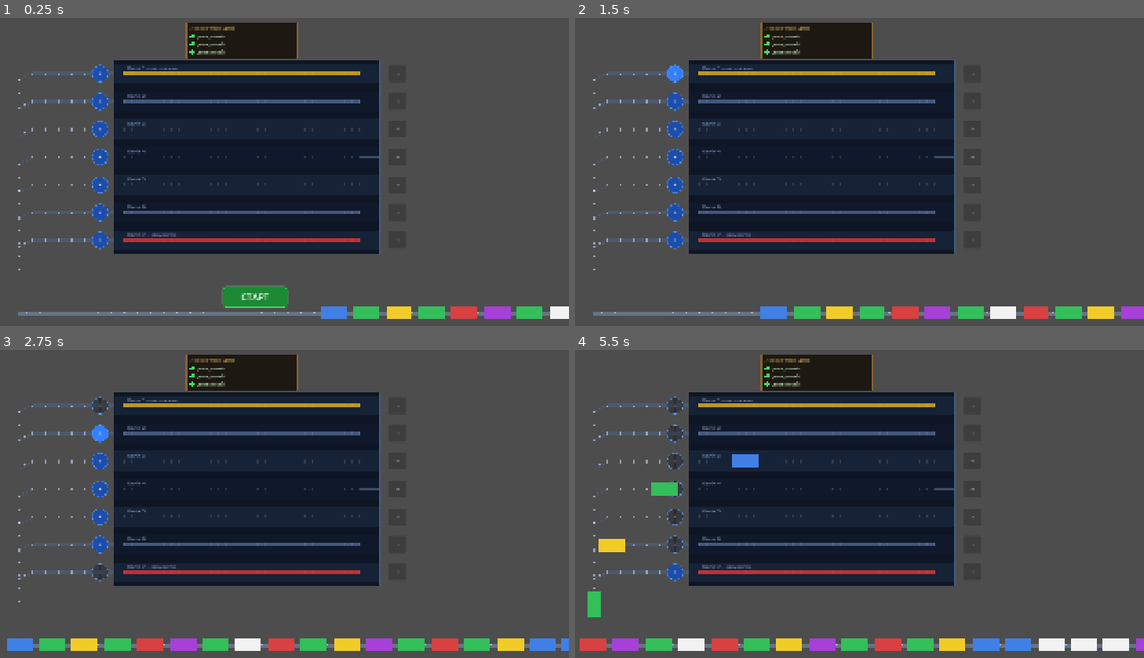
Above: before the commit, frames 1-4 (two rows, left to right).
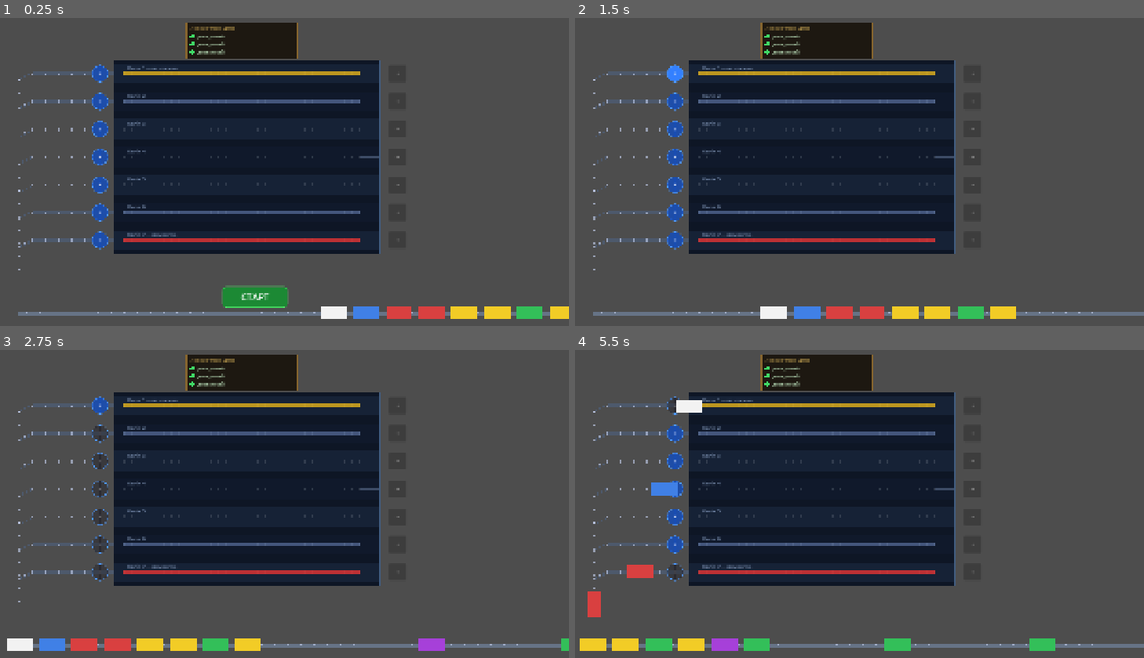
Above: after the commit, the same moments.

Repository: Fenimors99/shunting-game
Game: Godot game, scene res://scenes/GameScreen.tscn
Same seed, same stepped clock (60 frames per second), same inputs: the game is played once before the commit and once after it.
Inputs:
- Up to frame 1 (0.25 s): no input
- Up to frame 2 (1.5 s): click "СТАРТ" at 0.5 s; click "+" at 1.25 s
- Up to frame 3 (2.75 s): click "+" at 2 s
- Up to frame 4 (5.5 s): click "+" at 2.75 s; click "+" at 3.5 s; click "+" at 4.25 s; click "+" at 5 s

The runs differ from the first frame. In frame 1, 1.3% of the frame differs, in the area x 56-100%, y 93-98%; in frame 2, 2.0%; in frame 3, 3.8%; in frame 4, 4.7%, in the area x 0-100%, y 16-98%.

Commit message:
Fixed wagon queue
Сделал так что бы изначально показывалось только 8 вагонов а потом каждую секунду выезжал новый вагон. кроме того исправлен баг в котором вагоны наслаивались друг на друга

Diff:
--- a/scenes/Wagon.tscn
+++ b/scenes/Wagon.tscn
@@ -1,24 +1,24 @@
 [gd_scene format=3 uid="uid://wagon0001"]
 
-[ext_resource type="Script" path="res://scripts/Wagon.gd" id="1_wagon"]
+[ext_resource type="Script" uid="uid://j1r6tlmtqc4n" path="res://scripts/Wagon.gd" id="1_wagon"]
 
-[node name="Wagon" type="Node2D"]
+[node name="Wagon" type="Node2D" unique_id=1508730006]
 script = ExtResource("1_wagon")
 
-[node name="Shadow" type="ColorRect" parent="."]
+[node name="Shadow" type="ColorRect" parent="." unique_id=68043846]
+visible = false
 offset_left = -40.0
 offset_top = -27.0
 offset_right = 40.0
 offset_bottom = 27.0
 color = Color(0.9, 0.15, 0.15, 0.85)
-visible = false
 
-[node name="Body" type="ColorRect" parent="."]
+[node name="Body" type="ColorRect" parent="." unique_id=1185698945]
 offset_left = -33.0
 offset_top = -21.0
 offset_right = 33.0
 offset_bottom = 21.0
 color = Color(0.85, 0.25, 0.25, 1)
 
-[node name="BlinkTimer" type="Timer" parent="."]
+[node name="BlinkTimer" type="Timer" parent="." unique_id=1220443657]
 wait_time = 0.4
--- a/scripts/Layout.gd
+++ b/scripts/Layout.gd
@@ -5,27 +5,37 @@
 const SCREEN_H := 1080.0
 
 # Точка розвороту черги (X де вагон має бути призначений або заблокує)
-const JUNCTION_X    := 240.0
+const JUNCTION_X := 240.0
 # Y-позиція вузла Queue в GameScreen
-const QUEUE_Y       := 1039.0
+const QUEUE_Y := 1039.0
 
 # Станція
-const STATION_LEFT  := 560.0
+const STATION_LEFT := 560.0
 const STATION_RIGHT := 1280.0
-const TRACK_TOP     := 305.0
+const TRACK_TOP := 305.0
 const TRACK_SPACING := 85.0
-const TRACK_COUNT   := 7
+const TRACK_COUNT := 7
 
 # Єдина швидкість руху (черга + анімація), px/сек
 const SPEED := 440.0
 
-# Початкова X-позиція першого (переднього) вагона черги
+# Відстань між центрами вагонів
+const WAGON_GAP := 100.0
+
+# Скільки вагонів видно знизу одразу
+const QUEUE_VISIBLE_LIMIT := 8
+
+# Раз на скільки секунд випускається новий вагон із-за екрана
+const QUEUE_SPAWN_INTERVAL := 1.0
+
+# Початкова X-позиція першого вагона
 const QUEUE_START_X := 1200.0
 
+# X-позиція появи нового вагона за правою межею екрана
+const QUEUE_OFFSCREEN_SPAWN_X := SCREEN_W + WAGON_GAP
+
 # Місткість колій (статична)
-const TRACK_CAPACITIES := { 1: 5, 2: 5, 3: 6, 4: 7, 5: 6, 6: 5, 7: 5 }
-# Відстань між центрами вагонів (черга і колія)
-const WAGON_GAP := 100.0
+const TRACK_CAPACITIES := { 1: 4, 2: 5, 3: 6, 4: 7, 5: 6, 6: 5, 7: 4 }
 
 static func get_track_y(track_index: int) -> float:
 	return TRACK_TOP + (track_index - 1) * TRACK_SPACING
@@ -34,20 +44,22 @@
 	return TRACK_CAPACITIES.get(track_index, 5)
 
 static func get_slot_x(slot_index: int) -> float:
-	# slot_index=0 — перший вагон у дальньому кінці, наступні ближче до входу
 	return STATION_RIGHT - 33.0 - slot_index * WAGON_GAP
+
+static func is_wagon_compatible(wagon_type: int, track_index: int) -> bool:
+	if wagon_type == Wagon.WagonType.CARGO:
+		return track_index == 1
+
+	if wagon_type == Wagon.WagonType.BROKEN:
+		return track_index == 7
+
+	return track_index != 1 and track_index != 7
 
 # --- Призначення виїздів ---
 # Глобальні позиції куди вагони їдуть після виїзду з колії (за межами екрану)
-const EXIT_LOADING_POS  := Vector2(2200.0,  540.0)   # Під'їзна колія  — справа по центру
-const EXIT_REPAIR_POS   := Vector2(2200.0, 1250.0)   # Вагонне депо    — справа знизу
-const EXIT_SUBMIT_POS   := Vector2(2200.0, -200.0)   # Здати завдання  — вгору праворуч
+const EXIT_LOADING_POS := Vector2(2200.0, 540.0)
+const EXIT_REPAIR_POS := Vector2(2200.0, 1250.0)
+const EXIT_SUBMIT_POS := Vector2(2200.0, -200.0)
 
 # Локомотивне депо (на екрані)
-const LOCO_DEPOT_RECT   := Rect2(1310.0, 870.0, 180.0, 75.0)
-
-static func is_wagon_compatible(wagon_type: Wagon.WagonType, track_index: int) -> bool:
-	match wagon_type:
-		Wagon.WagonType.BROKEN: return track_index == 7
-		Wagon.WagonType.CARGO:  return track_index == 1
-		_: return track_index != 1 and track_index != 7
+const LOCO_DEPOT_RECT := Rect2(1310.0, 870.0, 180.0, 75.0)
--- a/scripts/Queue.gd
+++ b/scripts/Queue.gd
@@ -1,8 +1,8 @@
 extends Node2D
 class_name WagonQueue
 
-const WAGON_SCENE  := preload("res://scenes/Wagon.tscn")
-const WAGON_COUNT  := 50
+const WAGON_SCENE := preload("res://scenes/Wagon.tscn")
+const WAGON_COUNT := 50
 
 signal wagon_entered_track(wagon: Wagon, track_index: int)
 signal queue_blocked(wagon: Wagon)
@@ -12,49 +12,92 @@
 var _blocked: bool = false
 var _running: bool = false
 
+# Сколько вагонов ещё не выпущено в очередь
+var _wagons_left_to_spawn: int = 0
+
+# Таймер выпуска новых вагонов
+var _spawn_timer: float = 0.0
+
 
 func _ready() -> void:
-	for i in WAGON_COUNT:
-		_spawn_wagon()
+	# Сначала создаём только видимые вагоны
+	var initial_count := mini(WAGON_COUNT, Layout.QUEUE_VISIBLE_LIMIT)
+	_wagons_left_to_spawn = WAGON_COUNT - initial_count
+
+	for i in range(initial_count):
+		_spawn_wagon(false)
+
 
 func start() -> void:
 	_running = true
+	_spawn_timer = 0.0
+
 
 func _process(delta: float) -> void:
-	if not _running or _blocked:
+	if not _running:
 		return
+
 	_move_wagons(delta)
-	_check_front_wagon()
+	_try_spawn_by_timer(delta)
+
+	if not _blocked:
+		_check_front_wagon()
+
 
 # --- Рух ---
 
 func _move_wagons(delta: float) -> void:
-	for w in _wagons:
-		w.position.x -= Layout.SPEED * delta
+	if _wagons.is_empty():
+		return
+
+	var step := Layout.SPEED * delta
+
+	# Первый вагон едет только если очередь не заблокирована
+	if not _blocked:
+		var front: Wagon = _wagons[0]
+		front.position.x -= step
+
+	# Остальные вагоны подтягиваются к предыдущему
+	for i in range(1, _wagons.size()):
+		var prev: Wagon = _wagons[i - 1]
+		var current: Wagon = _wagons[i]
+
+		var target_x := prev.position.x + Layout.WAGON_GAP
+		var new_x := current.position.x - step
+
+		# Вагон едет влево, но не может встать ближе, чем нужно
+		current.position.x = maxf(target_x, new_x)
+
 
 func _check_front_wagon() -> void:
 	if _wagons.is_empty():
 		return
+
 	var front: Wagon = _wagons[0]
 	if front.position.x > Layout.JUNCTION_X:
 		return
+
 	_block(front)
+
 
 func _dispatch(wagon: Wagon, track_index: int) -> void:
 	_wagons.remove_at(0)
 	wagon.reparent(get_parent(), true)
 	wagon_entered_track.emit(wagon, track_index)
 
+
 func _block(wagon: Wagon) -> void:
 	_blocked = true
 	wagon.start_blocking()
 	queue_blocked.emit(wagon)
 
+
 # --- Спавн ---
 
-func _spawn_wagon() -> void:
+func _create_random_wagon() -> Wagon:
 	var w: Wagon = WAGON_SCENE.instantiate()
 	var roll := randi() % 5
+
 	if roll == 0:
 		w.wagon_type = Wagon.WagonType.BROKEN
 	elif roll == 1:
@@ -62,40 +105,82 @@
 	else:
 		w.wagon_type = Wagon.WagonType.NORMAL
 		w._normal_color = Wagon.NORMAL_COLORS[randi() % Wagon.NORMAL_COLORS.size()]
-	var spawn_x: float = Layout.QUEUE_START_X if _wagons.is_empty() \
-		else _wagons.back().position.x + Layout.WAGON_GAP
+
+	w.rotation = PI
+	return w
+
+
+func _spawn_wagon(spawn_offscreen: bool) -> void:
+	var w: Wagon = _create_random_wagon()
+
+	var spawn_x: float
+
+	if _wagons.is_empty():
+		if spawn_offscreen:
+			spawn_x = Layout.QUEUE_OFFSCREEN_SPAWN_X
+		else:
+			spawn_x = Layout.QUEUE_START_X
+	else:
+		if spawn_offscreen:
+			# Новый вагон появляется не левее правой границы экрана
+			# и не ближе, чем WAGON_GAP к последнему вагону
+			spawn_x = maxf(
+				Layout.QUEUE_OFFSCREEN_SPAWN_X,
+				_wagons.back().position.x + Layout.WAGON_GAP
+			)
+		else:
+			spawn_x = _wagons.back().position.x + Layout.WAGON_GAP
+
 	w.position = Vector2(spawn_x, 0.0)
-	w.rotation = PI # Додаємо це: вагон дивиться носом вліво (180 градусів)
 	add_child(w)
 	_wagons.append(w)
 
+
+func _try_spawn_by_timer(delta: float) -> void:
+	if _wagons_left_to_spawn <= 0:
+		return
+
+	_spawn_timer += delta
+
+	if _spawn_timer < Layout.QUEUE_SPAWN_INTERVAL:
+		return
+
+	_spawn_timer = 0.0
+	_spawn_wagon(true)
+	_wagons_left_to_spawn -= 1
+
+
 func get_front_wagon() -> Wagon:
 	return _wagons[0] if not _wagons.is_empty() else null
+
 
 # --- Призначення ---
 
 func resolve_block(track_index: int) -> void:
 	if not _blocked or _wagons.is_empty():
 		return
+
 	var front: Wagon = _wagons[0]
 	front.stop_blocking()
 	_blocked = false
 	queue_unblocked.emit()
 	_dispatch(front, track_index)
 
+
 func is_blocked() -> bool:
 	return _blocked
+
 
 # --- Повернення вагона з станції в хвіст черги ---
 
 func get_tail_global_x() -> float:
 	if _wagons.is_empty():
 		return Layout.QUEUE_START_X
-	# Queue.position.x = 0, тому local x = global x
+
 	return _wagons.back().position.x
 
+
 func receive_wagon(wagon: Wagon) -> void:
-	# Вагон вже анімований до потрібної глобальної позиції
-	wagon.reparent(self, true)   # зберігає глобальну позицію → конвертує в локальну
+	wagon.reparent(self, true)
 	wagon.stop_blocking()
 	_wagons.append(wagon)
